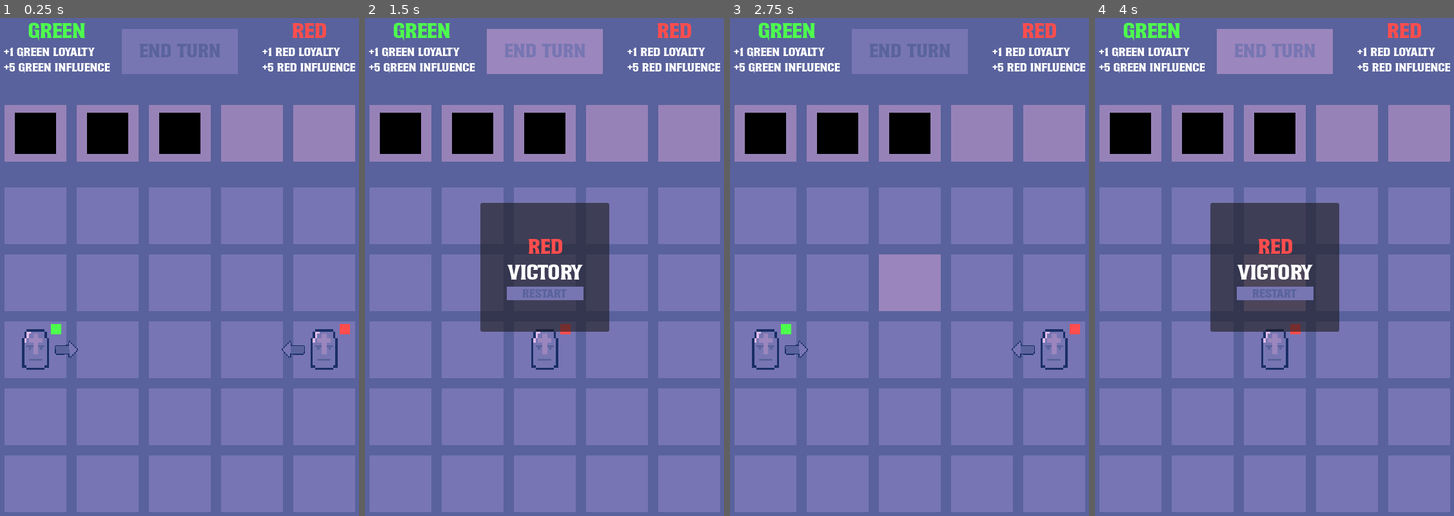
Above: before the commit, frames 1-4 (left to right).
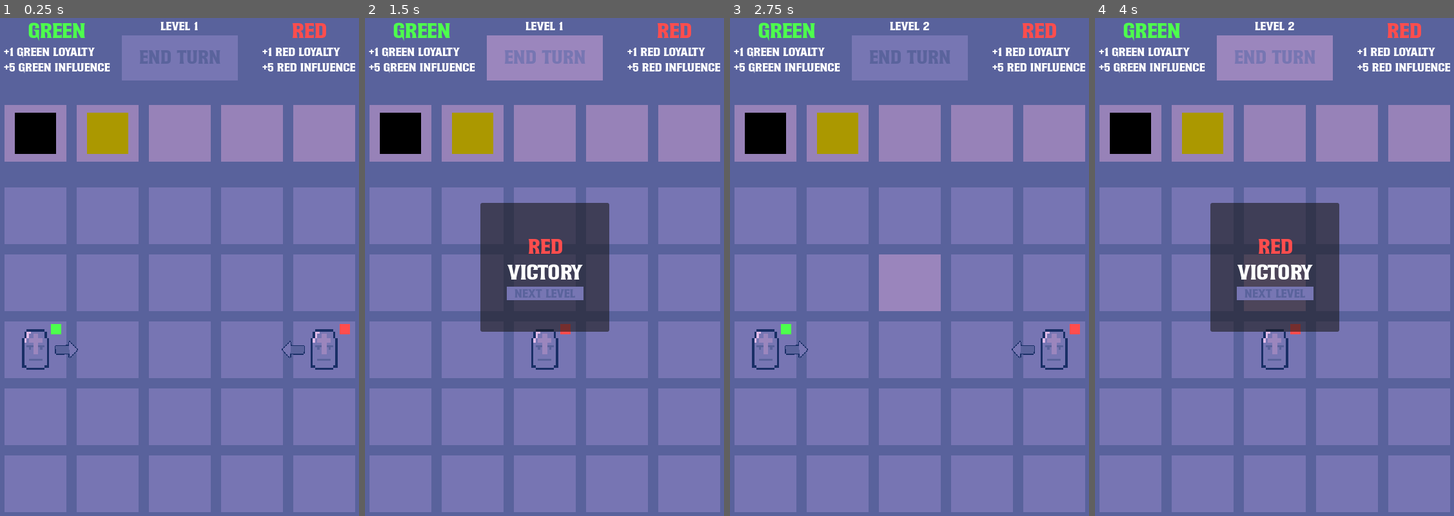
Above: after the commit, the same moments.

Repository: frostblooded/influencer
Game: Godot game, scene res://scenes/level_1.tscn
Two runs of this game, one before a commit and one after it. Both use one fixed random seed, a clock stepped at 60 frames per second and the inputs below. Before the commit the project starts from res://scenes/game.tscn.
Inputs:
- Up to frame 1 (0.25 s): no input
- Up to frame 2 (1.5 s): click "End turn" at 0.5 s; click "End turn" at 1.25 s
- Up to frame 3 (2.75 s): click "restart" (after the commit: "next level") at 2 s
- Up to frame 4 (4 s): click "End turn" at 2.75 s; click "End turn" at 3.5 s

The runs differ from the first frame. In frame 1, 3.2% of the frame differs, in the area x 24-67%, y 0-28%; in frame 2, 3.3%; in frame 3, 3.2%; in frame 4, 3.3%, in the area x 24-67%, y 0-57%.

Commit message:
Add lightning element and 2 more levels

Diff:
--- a/project.godot
+++ b/project.godot
@@ -11,7 +11,7 @@
 [application]
 
 config/name="pirate_software_game_jam_18_07_2024"
-run/main_scene="res://scenes/game.tscn"
+run/main_scene="res://scenes/level_1.tscn"
 config/features=PackedStringArray("4.2", "GL Compatibility")
 config/icon="res://icon.svg"
 
--- a/scenes/element.tscn
+++ b/scenes/element.tscn
@@ -1,23 +1,45 @@
-[gd_scene load_steps=6 format=3 uid="uid://d243sqiodghwd"]
+[gd_scene load_steps=9 format=3 uid="uid://d243sqiodghwd"]
 
-[ext_resource type="Script" path="res://scripts/placeable_object.gd" id="1_noj0o"]
-[ext_resource type="Script" path="res://scripts/state_machine/elements/element.gd" id="1_upm2i"]
+[ext_resource type="Script" path="res://scripts/element_placeable_object.gd" id="1_eow3j"]
 [ext_resource type="Script" path="res://scripts/state_machine/elements/idle_state.gd" id="2_78mjr"]
+[ext_resource type="Script" path="res://scripts/state_machine/elements/element_state_machine.gd" id="2_wliu3"]
 [ext_resource type="Script" path="res://scripts/state_machine/elements/dragged_state.gd" id="3_y8tf0"]
 [ext_resource type="Script" path="res://scripts/state_machine/elements/immovable_state.gd" id="5_nv6um"]
 
+[sub_resource type="Gradient" id="Gradient_w13t2"]
+offsets = PackedFloat32Array(1)
+colors = PackedColorArray(0, 0, 0, 1)
+
+[sub_resource type="GradientTexture1D" id="GradientTexture1D_3208d"]
+gradient = SubResource("Gradient_w13t2")
+
+[sub_resource type="RectangleShape2D" id="RectangleShape2D_o2xuv"]
+size = Vector2(64, 64)
+
 [node name="Element" type="Node2D"]
-script = ExtResource("1_noj0o")
+z_index = 10
+script = ExtResource("1_eow3j")
 
 [node name="StateMachine" type="Node" parent="." node_paths=PackedStringArray("_initial_state")]
-script = ExtResource("1_upm2i")
+script = ExtResource("2_wliu3")
 _initial_state = NodePath("IdleState")
 
-[node name="IdleState" type="Node" parent="StateMachine"]
+[node name="IdleState" type="Node" parent="StateMachine" node_paths=PackedStringArray("area_2d")]
 script = ExtResource("2_78mjr")
+area_2d = NodePath("../../Area2D")
 
-[node name="DraggedState" type="Node" parent="StateMachine"]
+[node name="DraggedState" type="Node" parent="StateMachine" node_paths=PackedStringArray("area_2d")]
 script = ExtResource("3_y8tf0")
+area_2d = NodePath("../../Area2D")
 
 [node name="ImmovableState" type="Node" parent="StateMachine"]
 script = ExtResource("5_nv6um")
+
+[node name="Sprite2D" type="Sprite2D" parent="."]
+scale = Vector2(0.25, 64.5)
+texture = SubResource("GradientTexture1D_3208d")
+
+[node name="Area2D" type="Area2D" parent="."]
+
+[node name="CollisionShape2D" type="CollisionShape2D" parent="Area2D"]
+shape = SubResource("RectangleShape2D_o2xuv")
--- a/scenes/game.tscn
+++ b/scenes/level_1.tscn
@@ -1,15 +1,16 @@
-[gd_scene load_steps=15 format=3 uid="uid://cvvvodfer4c1a"]
+[gd_scene load_steps=16 format=3 uid="uid://cvvvodfer4c1a"]
 
-[ext_resource type="Script" path="res://scripts/end_turn_button.gd" id="1_ht7q4"]
-[ext_resource type="PackedScene" uid="uid://vjq83572qbuv" path="res://scenes/grid_cell.tscn" id="1_jw3tg"]
-[ext_resource type="Script" path="res://scripts/victory_screen_panel.gd" id="2_4747v"]
-[ext_resource type="Script" path="res://scripts/grid.gd" id="2_g36i2"]
-[ext_resource type="PackedScene" uid="uid://30mydrptkp5p" path="res://scenes/element_cell.tscn" id="3_au48s"]
-[ext_resource type="Script" path="res://scripts/element_grid.gd" id="3_it4ka"]
-[ext_resource type="PackedScene" uid="uid://c0ri27pmwche4" path="res://scenes/rock_element.tscn" id="4_obidm"]
-[ext_resource type="Script" path="res://scripts/spawner.gd" id="4_xwmaw"]
-[ext_resource type="PackedScene" uid="uid://bosldgi81a7pv" path="res://scenes/unit.tscn" id="5_05h2y"]
-[ext_resource type="PackedScene" uid="uid://4q8tgyxbcj52" path="res://scenes/level_manager.tscn" id="6_c4gmj"]
+[ext_resource type="Script" path="res://scripts/end_turn_button.gd" id="1_y8ygf"]
+[ext_resource type="Script" path="res://scripts/victory_screen_panel.gd" id="2_in3wr"]
+[ext_resource type="Script" path="res://scripts/element_grid.gd" id="3_lj5s8"]
+[ext_resource type="PackedScene" uid="uid://c0ri27pmwche4" path="res://scenes/rock_element.tscn" id="4_wdqv8"]
+[ext_resource type="PackedScene" uid="uid://j2rt6h2o4fxb" path="res://scenes/lightning_element.tscn" id="5_igwqa"]
+[ext_resource type="PackedScene" uid="uid://30mydrptkp5p" path="res://scenes/element_cell.tscn" id="6_tcijv"]
+[ext_resource type="Script" path="res://scripts/grid.gd" id="7_io0x2"]
+[ext_resource type="PackedScene" uid="uid://vjq83572qbuv" path="res://scenes/grid_cell.tscn" id="8_yhwsv"]
+[ext_resource type="Script" path="res://scripts/spawner.gd" id="9_al5wj"]
+[ext_resource type="PackedScene" uid="uid://bosldgi81a7pv" path="res://scenes/unit.tscn" id="10_knpjx"]
+[ext_resource type="PackedScene" uid="uid://4q8tgyxbcj52" path="res://scenes/level_manager.tscn" id="11_5n4px"]
 
 [sub_resource type="Gradient" id="Gradient_nvnxt"]
 offsets = PackedFloat32Array(1)
@@ -19,18 +20,18 @@
 gradient = SubResource("Gradient_nvnxt")
 
 [sub_resource type="Resource" id="Resource_b7lf8"]
-script = ExtResource("4_xwmaw")
+script = ExtResource("9_al5wj")
 grid_coordinates = Vector2(0, 2)
 faction = 1
-unit_scene = ExtResource("5_05h2y")
+unit_scene = ExtResource("10_knpjx")
 
 [sub_resource type="Resource" id="Resource_wu7mj"]
-script = ExtResource("4_xwmaw")
+script = ExtResource("9_al5wj")
 grid_coordinates = Vector2(4, 2)
 faction = 2
-unit_scene = ExtResource("5_05h2y")
+unit_scene = ExtResource("10_knpjx")
 
-[node name="Game" type="Node2D"]
+[node name="Level1" type="Node2D"]
 
 [node name="Background" type="Sprite2D" parent="."]
 position = Vector2(288, 400)
@@ -94,7 +95,15 @@
 text = "+1 red loyalty
 +5 red influence"
 
-[node name="EndTurnButton" type="Button" parent="CanvasLayer/Control/MarginContainer"]
+[node name="VBoxContainer3" type="VBoxContainer" parent="CanvasLayer/Control/MarginContainer"]
+layout_mode = 2
+
+[node name="Label" type="Label" parent="CanvasLayer/Control/MarginContainer/VBoxContainer3"]
+layout_mode = 2
+size_flags_horizontal = 4
+text = "Level 1"
+
+[node name="EndTurnButton" type="Button" parent="CanvasLayer/Control/MarginContainer/VBoxContainer3"]
 custom_minimum_size = Vector2(180, 70)
 layout_mode = 2
 size_flags_horizontal = 4
@@ -102,9 +111,9 @@
 focus_mode = 0
 theme_override_font_sizes/font_size = 25
 text = "End turn"
-script = ExtResource("1_ht7q4")
+script = ExtResource("1_y8ygf")
 
-[node name="VictoryScreenPanel" type="Panel" parent="CanvasLayer/Control" node_paths=PackedStringArray("faction_label", "reload_level_button")]
+[node name="VictoryScreenPanel" type="Panel" parent="CanvasLayer/Control" node_paths=PackedStringArray("faction_label", "next_level_button")]
 custom_minimum_size = Vector2(200, 200)
 layout_mode = 1
 anchors_preset = 8
@@ -118,9 +127,10 @@
 offset_bottom = 20.0
 grow_horizontal = 2
 grow_vertical = 2
-script = ExtResource("2_4747v")
+script = ExtResource("2_in3wr")
 faction_label = NodePath("VBoxContainer/FactionLabel")
-reload_level_button = NodePath("VBoxContainer/Button")
+next_level_button = NodePath("VBoxContainer/Button")
+next_level_scene_path = "res://scenes/level_2.tscn"
 
 [node name="VBoxContainer" type="VBoxContainer" parent="CanvasLayer/Control/VictoryScreenPanel"]
 layout_mode = 1
@@ -152,33 +162,33 @@
 
 [node name="Button" type="Button" parent="CanvasLayer/Control/VictoryScreenPanel/VBoxContainer"]
 layout_mode = 2
-text = "restart"
+text = "next level"
 
 [node name="ElementGrid" type="Node2D" parent="."]
 position = Vector2(64, 320)
-script = ExtResource("3_it4ka")
-starting_elements = Array[PackedScene]([ExtResource("4_obidm"), ExtResource("4_obidm"), ExtResource("4_obidm")])
+script = ExtResource("3_lj5s8")
+starting_elements = Array[PackedScene]([ExtResource("4_wdqv8"), ExtResource("5_igwqa")])
 
-[node name="ElementCell" parent="ElementGrid" instance=ExtResource("3_au48s")]
+[node name="ElementCell" parent="ElementGrid" instance=ExtResource("6_tcijv")]
 position = Vector2(0, -128)
 
-[node name="ElementCell2" parent="ElementGrid" instance=ExtResource("3_au48s")]
+[node name="ElementCell2" parent="ElementGrid" instance=ExtResource("6_tcijv")]
 position = Vector2(112, -128)
 
-[node name="ElementCell3" parent="ElementGrid" instance=ExtResource("3_au48s")]
+[node name="ElementCell3" parent="ElementGrid" instance=ExtResource("6_tcijv")]
 position = Vector2(224, -128)
 
-[node name="ElementCell4" parent="ElementGrid" instance=ExtResource("3_au48s")]
+[node name="ElementCell4" parent="ElementGrid" instance=ExtResource("6_tcijv")]
 position = Vector2(336, -128)
 
-[node name="ElementCell5" parent="ElementGrid" instance=ExtResource("3_au48s")]
+[node name="ElementCell5" parent="ElementGrid" instance=ExtResource("6_tcijv")]
 position = Vector2(448, -128)
 
 [node name="Grid" type="Node2D" parent="."]
 position = Vector2(64, 320)
-script = ExtResource("2_g36i2")
-cell_scene = ExtResource("1_jw3tg")
+script = ExtResource("7_io0x2")
+cell_scene = ExtResource("8_yhwsv")
 cell_y_diff = 104
-spawners = Array[ExtResource("4_xwmaw")]([SubResource("Resource_b7lf8"), SubResource("Resource_wu7mj")])
+spawners = Array[ExtResource("9_al5wj")]([SubResource("Resource_b7lf8"), SubResource("Resource_wu7mj")])
 
-[node name="LevelManager" parent="." instance=ExtResource("6_c4gmj")]
+[node name="LevelManager" parent="." instance=ExtResource("11_5n4px")]
--- /dev/null
+++ b/scenes/level_2.tscn
@@ -0,0 +1,11 @@
+[gd_scene load_steps=2 format=3 uid="uid://de6ivc2xvi7y4"]
+
+[ext_resource type="PackedScene" uid="uid://cvvvodfer4c1a" path="res://scenes/level_1.tscn" id="1_7jhq4"]
+
+[node name="Level2" instance=ExtResource("1_7jhq4")]
+
+[node name="Label" parent="CanvasLayer/Control/MarginContainer/VBoxContainer3" index="0"]
+text = "Level 2"
+
+[node name="VictoryScreenPanel" parent="CanvasLayer/Control" index="1"]
+next_level_scene_path = "res://scenes/level_3.tscn"
--- /dev/null
+++ b/scenes/level_3.tscn
@@ -0,0 +1,14 @@
+[gd_scene load_steps=2 format=3 uid="uid://bpqnadwny0flp"]
+
+[ext_resource type="PackedScene" uid="uid://de6ivc2xvi7y4" path="res://scenes/level_2.tscn" id="1_qll8e"]
+
+[node name="Level3" instance=ExtResource("1_qll8e")]
+
+[node name="Label" parent="CanvasLayer/Control/MarginContainer/VBoxContainer3" index="0"]
+text = "Level 3"
+
+[node name="VictoryScreenPanel" parent="CanvasLayer/Control" index="1"]
+next_level_scene_path = ""
+
+[node name="Button" parent="CanvasLayer/Control/VictoryScreenPanel/VBoxContainer" index="2"]
+text = "restart"
--- /dev/null
+++ b/scenes/lightning_element.tscn
@@ -0,0 +1,16 @@
+[gd_scene load_steps=4 format=3 uid="uid://j2rt6h2o4fxb"]
+
+[ext_resource type="PackedScene" uid="uid://d243sqiodghwd" path="res://scenes/element.tscn" id="1_arqyd"]
+
+[sub_resource type="Gradient" id="Gradient_8gucw"]
+offsets = PackedFloat32Array(1)
+colors = PackedColorArray(0.673491, 0.597692, 0, 1)
+
+[sub_resource type="GradientTexture1D" id="GradientTexture1D_kckxn"]
+gradient = SubResource("Gradient_8gucw")
+
+[node name="LightningElement" instance=ExtResource("1_arqyd")]
+is_damaging = true
+
+[node name="Sprite2D" parent="." index="1"]
+texture = SubResource("GradientTexture1D_kckxn")
--- /dev/null
+++ b/scenes/lightning_rock_element.tscn
@@ -0,0 +1,16 @@
+[gd_scene load_steps=4 format=3 uid="uid://dbt8fa2qy66xo"]
+
+[ext_resource type="PackedScene" uid="uid://d243sqiodghwd" path="res://scenes/element.tscn" id="1_b0g06"]
+
+[sub_resource type="Gradient" id="Gradient_aimyh"]
+offsets = PackedFloat32Array(1)
+colors = PackedColorArray(0.343505, 0.302041, 2.40654e-07, 1)
+
+[sub_resource type="GradientTexture1D" id="GradientTexture1D_iqloc"]
+gradient = SubResource("Gradient_aimyh")
+
+[node name="LightningRockElement" instance=ExtResource("1_b0g06")]
+is_blocking = true
+
+[node name="Sprite2D" parent="." index="1"]
+texture = SubResource("GradientTexture1D_iqloc")
--- a/scenes/rock_element.tscn
+++ b/scenes/rock_element.tscn
@@ -1,30 +1,6 @@
-[gd_scene load_steps=5 format=3 uid="uid://c0ri27pmwche4"]
+[gd_scene load_steps=2 format=3 uid="uid://c0ri27pmwche4"]
 
 [ext_resource type="PackedScene" uid="uid://d243sqiodghwd" path="res://scenes/element.tscn" id="1_bf0m8"]
 
-[sub_resource type="Gradient" id="Gradient_w13t2"]
-offsets = PackedFloat32Array(1)
-colors = PackedColorArray(0, 0, 0, 1)
-
-[sub_resource type="GradientTexture1D" id="GradientTexture1D_0jjep"]
-gradient = SubResource("Gradient_w13t2")
-
-[sub_resource type="RectangleShape2D" id="RectangleShape2D_spbh7"]
-size = Vector2(64, 64)
-
 [node name="RockElement" instance=ExtResource("1_bf0m8")]
-
-[node name="IdleState" parent="StateMachine" index="0" node_paths=PackedStringArray("area_2d")]
-area_2d = NodePath("../../Area2D")
-
-[node name="DraggedState" parent="StateMachine" index="1" node_paths=PackedStringArray("area_2d")]
-area_2d = NodePath("../../Area2D")
-
-[node name="Sprite2D" type="Sprite2D" parent="." index="1"]
-scale = Vector2(0.25, 64.5)
-texture = SubResource("GradientTexture1D_0jjep")
-
-[node name="Area2D" type="Area2D" parent="." index="2"]
-
-[node name="CollisionShape2D" type="CollisionShape2D" parent="Area2D" index="0"]
-shape = SubResource("RectangleShape2D_spbh7")
+is_blocking = true
--- a/scenes/unit.tscn
+++ b/scenes/unit.tscn
@@ -6,7 +6,6 @@
 
 [node name="Unit" type="Node2D" groups=["units"]]
 script = ExtResource("1_evil8")
-faction = null
 move_action_texture = ExtResource("2_41fv4")
 
 [node name="Sprite2D" type="Sprite2D" parent="."]
--- a/scripts/autoloads/helpers.gd
+++ b/scripts/autoloads/helpers.gd
@@ -13,6 +13,14 @@
     var result: int = tree.reload_current_scene()
     assert(result == OK)
 
+static func safe_change_scene_to_packed(tree: SceneTree, packed: PackedScene) -> void:
+    var result: int = tree.change_scene_to_packed(packed)
+    assert(result == OK)
+
+static func safe_change_scene_to_file(tree: SceneTree, file: String) -> void:
+    var result: int = tree.change_scene_to_file(file)
+    assert(result == OK)
+
 static func orphan(node: Node) -> void:
     var parent: Node = node.get_parent()
     parent.remove_child(node)
--- /dev/null
+++ b/scripts/element_placeable_object.gd
@@ -0,0 +1,5 @@
+class_name ElementPlaceableObject
+extends PlaceableObject
+
+@export var is_blocking: bool = false
+@export var is_damaging: bool = false
--- a/scripts/state_machine/elements/element.gd
+++ /dev/null
@@ -1,2 +0,0 @@
-class_name Element
-extends StateMachine
--- /dev/null
+++ b/scripts/state_machine/elements/element_state_machine.gd
@@ -0,0 +1,2 @@
+class_name ElementStateMachine
+extends StateMachine
--- a/scripts/unit.gd
+++ b/scripts/unit.gd
@@ -117,12 +117,21 @@
 
     if other_cell_containee != null:
         var other_cell_unit: Unit = other_cell_containee as Unit
-        if other_cell_unit == null:
-            return
+        if other_cell_unit != null:
+            other_cell_unit.queue_free()
+        else:
+            var other_cell_element: ElementPlaceableObject = other_cell_containee as ElementPlaceableObject
+            if other_cell_element:
+                if other_cell_element.is_blocking:
+                    return
 
-        other_cell_unit.queue_free()
+                if other_cell_element.is_damaging:
+                    cell.reset_action_sprite_2d()
+                    cell.empty_container()
+                    return
+
+        other_cell.reset_action_sprite_2d()
         other_cell.empty_container()
-        other_cell.reset_action_sprite_2d()
 
     cell.reset_action_sprite_2d()
     cell.empty_container()
--- a/scripts/victory_screen_panel.gd
+++ b/scripts/victory_screen_panel.gd
@@ -1,11 +1,12 @@
 extends Panel
 
 @export var faction_label: Label
-@export var reload_level_button: Button
+@export var next_level_button: Button
+@export var next_level_scene_path: String
 
 func _enter_tree() -> void:
 	Helpers.safe_connect(EventBus.game_victory, show_winner)
-	Helpers.safe_connect(reload_level_button.pressed, reload_level)
+	Helpers.safe_connect(next_level_button.pressed, next_level)
 
 func _ready() -> void:
 	hide()
@@ -21,5 +22,11 @@
 	else:
 		push_error("Unknown faction")
 
-func reload_level() -> void:
-	Helpers.safe_reload_current_scene(get_tree())
+	if next_level_scene_path.is_empty():
+		next_level_button.hide()
+
+func next_level() -> void:
+	if next_level_scene_path.is_empty():
+		return
+
+	Helpers.safe_change_scene_to_file(get_tree(), next_level_scene_path)
